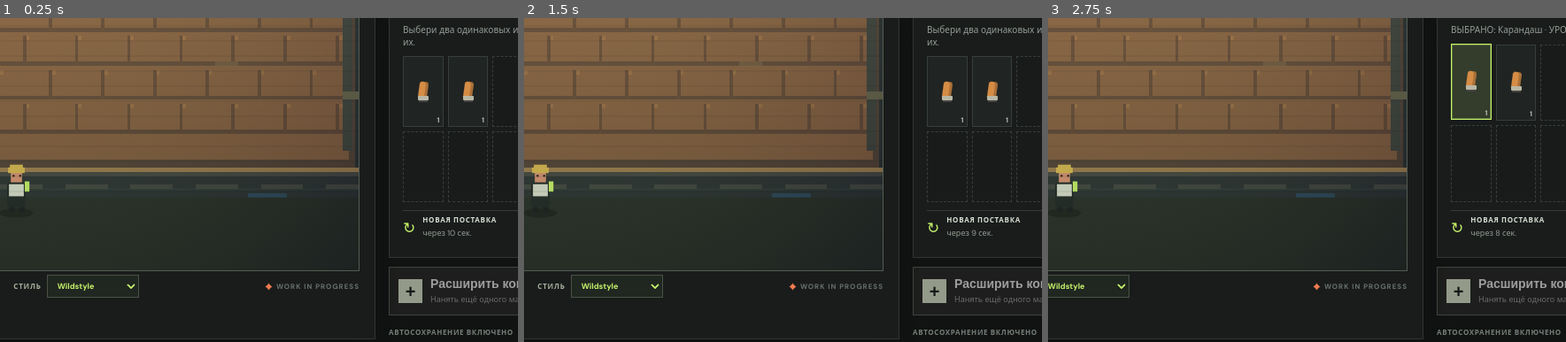
Above: before the commit, frames 1-3 (left to right).
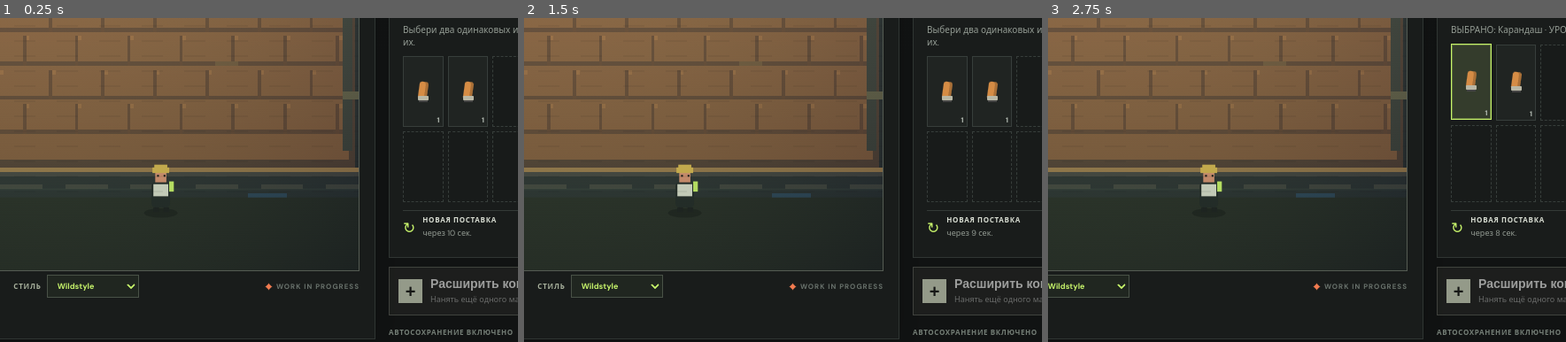
Above: after the commit, the same moments.

Repository: tropaudoma/PlayGround
Game: browser game, page index.html
The game is run twice, just before and just after one commit, with the same random seed, the same clock (stepped at 60 frames per second) and the same inputs.
Inputs:
- Up to frame 1 (0.25 s): no input
- Up to frame 2 (1.5 s): hold Right from 1.03 s (still down); tap Space at 1.1 s
- Up to frame 3 (2.75 s): release Right at 1.53 s; hold Left 1.58-2.15 s; tap Space at 1.6, 2.1, 2.6 s; click "1" at 2.02 s; hold Up 2.2-2.5 s; hold Right from 2.55 s (still down)
The pictures show only the part of the screen within x 34-84%, y 50-100%; the shares and areas given below are measured in that part.

The runs differ from the first frame. In frame 1, 0.6% of the frame differs, in the area x 1-34%, y 45-56%; in frame 2, 0.6%; in frame 3, 0.6%.

Commit message:
Save source and v2 conversation for issue #9
Run: 43425993984
Generation: 43425993984-1794579084845

Diff:
--- a/game.js
+++ b/game.js
@@ -28,20 +28,25 @@
     state = saved && saved.version === 2 ? { ...freshState(), ...saved } : freshState();
   } catch { state = freshState(); }
   state.coins = Math.max(0, Math.floor(Number(state.coins) || 0));
+  state.drawings = Math.max(0, Math.floor(Number(state.drawings) || 0));
   state.artists = Math.max(1, Math.min(MAX_ARTISTS, Math.floor(Number(state.artists) || 1)));
   state.speed = Math.max(1, Math.min(8, Math.floor(Number(state.speed) || 1)));
   state.supply = Math.max(1, Math.min(6, Math.floor(Number(state.supply) || 1)));
   state.items = Array.from({ length: MAX_TOOLS }, (_, i) => Math.max(0, Math.min(6, Math.floor(Number(state.items?.[i]) || 0))));
   state.jobs = Array.from({ length: state.artists }, (_, i) => {
     const j = state.jobs?.[i];
-    return j && Number.isFinite(j.started) && Number.isFinit …(342 unchanged characters)… ludes(j.style) ? j.style : 'wildstyle', artist: i } : null;
+    return j && Number.isFinite(j.started) && Number.isFinit …(342 unchanged characters)… ludes(j.style) ? j.style : 'wildstyle', wallOrder: Number.isFinite(j.wallOrder) ? Math.max(0, Math.floor(j.wallOrder)) : state.drawings + i, artist: i } : null;
   });
-  state.murals = Array.isArray(state.murals) ? state.murals.slice(-12).map((m, i) => ({ word: typeof m.word === 'string' ? m.word : words.ru[i % 12], color: muralColors.includes(m.color) ? m.color : muralColors[i % muralColors.length], seed: Number(m.seed) || i + 1, style: artStyles.includes(m.style) ? m.style : 'wildstyle' })) : [];
+  const savedMurals = Array.isArray(state.murals) ? state.murals.slice(-12) : [];
+  const firstSavedOrder = Math.max(0, state.drawings - savedMurals.length);
+  state.murals = savedMurals.map((m, i) => ({ word: typeof m.word === 'string' ? m.word : words.ru[i % 12], color: muralColors.includes(m.color) ? m.color : muralColors[i % muralColors.length], seed: Number(m.seed) || i + 1, style: artStyles.includes(m.style) ? m.style : 'wildstyle', wallOrder: Number.isFinite(m.wallOrder) ? Math.max(0, Math.floor(m.wallOrder)) : firstSavedOrder + i }));
   state.language = state.language === 'en' ? 'en' : 'ru';
   state.artStyle = state.artStyle === 'random' || artStyles.includes(state.artStyle) ? state.artStyle : 'wildstyle';
   let selectedTool = -1;
   let toastTimer = 0;
   let lastFrame = performance.now();
+  let cameraX = null;
+  let lastCanvasFrame = performance.now();
   let ctx;
   const canvas = $('wall');
   const canvasCtx = canvas.getContext('2d');
@@ -65,7 +70,8 @@
     const level = state.items[toolIndex];
     state.items[toolIndex] = 0; selectedTool = -1;
     const style = state.artStyle === 'random' ? artStyles[Math.floor(Math.random() * artStyles.length)] : state.artStyle;
-    state.jobs[index] = { started: Date.now(), duration: durationFor(level), level, color: muralColors[Math.floor(Math.random() * muralColors.length)], word: words[state.language][Math.floor(Math.random() * words[state.language].length)], seed: Math.random(), style, artist: index };
+    const wallOrder = Math.max(state.drawings, ...state.murals.map(mural => mural.wallOrder + 1), ...state.jobs.filter(Boolean).map(job => job.wallOrder + 1));
+    state.jobs[index] = { started: Date.now(), duration: durationFor(level), level, color: muralColors[Math.floor(Math.random() * muralColors.length)], word: words[state.language][Math.floor(Math.random() * words[state.language].length)], seed: Math.random(), style, wallOrder, artist: index };
     notify(t().assigned); save(); render();
   }
   function mergeTools(from, to) {
@@ -260,37 +266,60 @@
     }
     canvasCtx.restore();
   }
-  function muralBox(index, count, w, h) {
-    if (count <= 1) return { x: w*.055, y: h*.08, w: w*.89, h: h*.69 };
-    const columns = count === 2 ? 2 : (w < 520 ? 2 : 3);
-    const rows = Math.ceil(count / columns), cellW = w / columns, regionY = h*.075, regionH = h*.70, cellH = regionH / rows;
-    return { x: index%columns*cellW + cellW*.035, y: regionY + Math.floor(index/columns)*cellH + cellH*.06, w: cellW*.93, h: cellH*.84 };
-  }
-  function renderCanvas() {
+  function muralBox(order, slotWidth, h) {
+    return { x: order * slotWidth + slotWidth * .035, y: h * .08, w: slotWidth * .93, h: h * .69 };
+  }
+  function renderCanvas(now = performance.now()) {
     if (!canvas || !canvasCtx) return;
     const rect = canvas.getBoundingClientRect(); if (!rect.width || !rect.height) return;
     const dpr = Math.min(2, window.devicePixelRatio || 1);
     const width = Math.round(rect.width * dpr), height = Math.round(rect.height * dpr);
     if (canvas.width !== width || canvas.height !== height) { canvas.width = width; canvas.height = height; }
     canvasCtx.setTransform(dpr, 0, 0, dpr, 0, 0); canvasCtx.imageSmoothingEnabled = false;
-    const w = rect.width, h = rect.height; drawBackdrop(w, h);
+    const w = rect.width, h = rect.height, slotWidth = Math.max(360, w * .9);
     const completed = state.murals.slice(-12);
-    const pieces = completed.map(mural => ({ mural, progress: 1 }));
-    state.jobs.forEach(job => {
-      if (job) pieces.push({ mural: job, progress: Math.max(0, Math.min(1, (Date.now() - job.started) / job.duration)) });
+    const latestOrder = [...completed, ...state.jobs.filter(Boolean)].reduce((latest, mural) => Math.max(latest, mural.wallOrder || 0), 0);
+    const targetX = Math.max(0, (latestOrder + .5) * slotWidth - w * .5);
+    const elapsed = Math.min(100, Math.max(0, now - lastCanvasFrame));
+    cameraX = cameraX === null ? targetX : cameraX + (targetX - cameraX) * (1 - Math.exp(-elapsed / 180));
+    lastCanvasFrame = now;
+    drawBackdrop(w, h);
+    canvasCtx.save(); canvasCtx.translate(-cameraX, 0);
+    const firstVisible = Math.max(0, Math.floor(cameraX / slotWidth) - 1);
+    const lastVisible = Math.ceil((cameraX + w) / slotWidth) + 1;
+    completed.forEach((mural, i) => {
+      const order = Math.max(0, Number.isFinite(mural.wallOrder) ? mural.wallOrder : i);
+      if (order < firstVisible || order > lastVisible) return;
+      paintMural(mural, i, cameraX + w, h, 1, muralBox(order, slotWidth, h), 1);
     });
-    pieces.forEach(({ mural, progress }, i) => paintMural(mural, i, w, h, progress, muralBox(i, pieces.length, w, h), progress < 1 ? .94 : 1));
-    const active = state.jobs.map((job, i) => job ? i : -1).filter(i => i >= 0);
-    const artistCount = Math.max(1, state.artists);
-    for (let i = 0; i < artistCount; i++) {
-      const x = w * ((i + 1) / (artistCount + 1));
-      const working = active.includes(i);
-      drawArtist(x, h * .87, Math.max(.72, Math.min(1.05, w / 650)), i, working);
-    }
-    // Subtle brick seams keep the wall tactile without obscuring artwork.
+    const busy = new Set();
+    state.jobs.forEach((job, i) => {
+      if (!job) return;
+      const x = job.wallOrder * slotWidth + slotWidth * .5;
+      busy.add(i);
+      if (x + 24 >= cameraX && x - 24 <= cameraX + w) {
+        const progress = Math.max(0, Math.min(1, (Date.now() - job.started) / job.duration));
+        paintMural(job, i, cameraX + w, h, progress, muralBox(job.wallOrder, slotWidth, h), progress < 1 ? .94 : 1);
+        drawArtist(x, h * .87, Math.max(.72, Math.min(1.05, w / 650)), i, true);
+      }
+    });
+    const idle = state.artists - busy.size;
+    let idleIndex = 0;
+    for (let i = 0; i < state.artists; i++) {
+      if (busy.has(i)) continue;
+      const x = latestOrder * slotWidth + slotWidth * .79 + (idleIndex - (idle - 1) / 2) * 28;
+      idleIndex++;
+      if (x + 24 >= cameraX && x - 24 <= cameraX + w) drawArtist(x, h * .87, Math.max(.72, Math.min(1.05, w / 650)), i, false);
+    }
+    // Brick seams move with the wall, while the alley backdrop stays in place.
     canvasCtx.globalAlpha = .12; canvasCtx.strokeStyle = '#101614'; canvasCtx.lineWidth = 1;
-    for (let y = 0; y < h * .84; y += 17) { canvasCtx.beginPath(); canvasCtx.moveTo(0, y); canvasCtx.lineTo(w, y); canvasCtx.stroke(); }
-    canvasCtx.globalAlpha = 1;
+    const firstSeam = Math.floor(cameraX / 48) * 48;
+    for (let y = 0; y < h * .84; y += 17) {
+      canvasCtx.beginPath();
+      for (let x = firstSeam; x <= cameraX + w + 48; x += 48) { canvasCtx.moveTo(x, y); canvasCtx.lineTo(x + 24, y); }
+      canvasCtx.stroke();
+    }
+    canvasCtx.globalAlpha = 1; canvasCtx.restore();
   }
   function deliverSupply() {
     if (inventoryCount() >= MAX_TOOLS) { state.nextSupplyAt = Date.now() + 4000; return; }
@@ -309,7 +338,7 @@
       if (!job || time - job.started < job.duration) return;
       // Remove the job before granting its reward: a saved completion can never pay twice.
       state.jobs[i] = null;
-      state.murals.push({ word: job.word, color: job.color, seed: job.seed, style: job.style || 'wildstyle' });
+      state.murals.push({ word: job.word, color: job.color, seed: job.seed, style: job.style || 'wildstyle', wallOrder: job.wallOrder });
       state.murals = state.murals.slice(-12); state.drawings++;
       const reward = rewardForLevel(job.level);
       state.coins += reward; changed = true;
@@ -332,7 +361,7 @@
     if (!window.confirm(t().confirmClear)) return;
     const language = state.language;
     state = freshState(); state.language = language;
-    selectedTool = -1;
+    selectedTool = -1; cameraX = null;
     save(); render(); renderCanvas(); closeUpgrades(); notify(t().cleared);
   }
   function init() {
Not shown, changed: .omgithub/checkpoint.json
Not shown, changed: .omgithub/conversation.json
